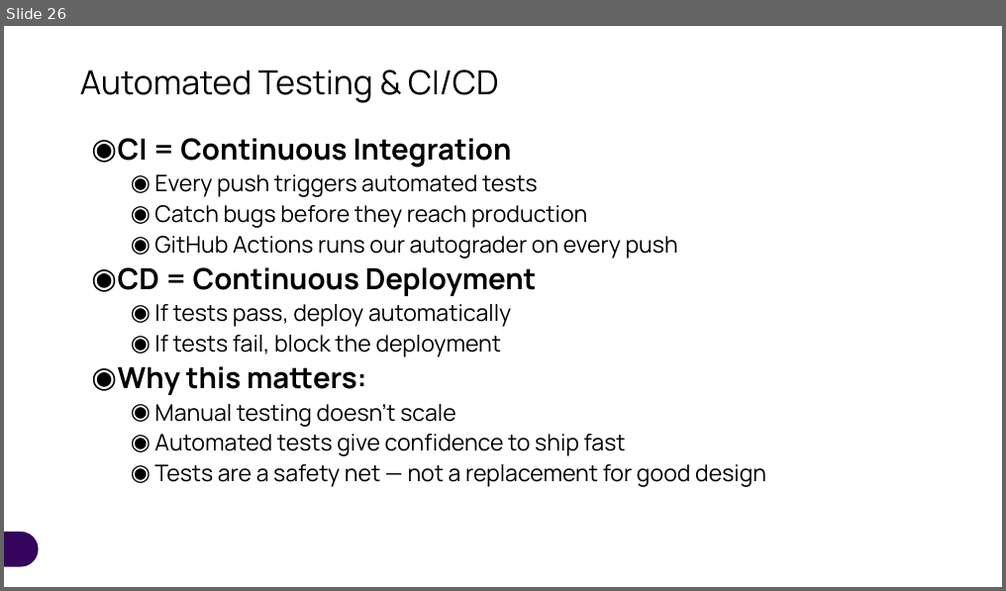
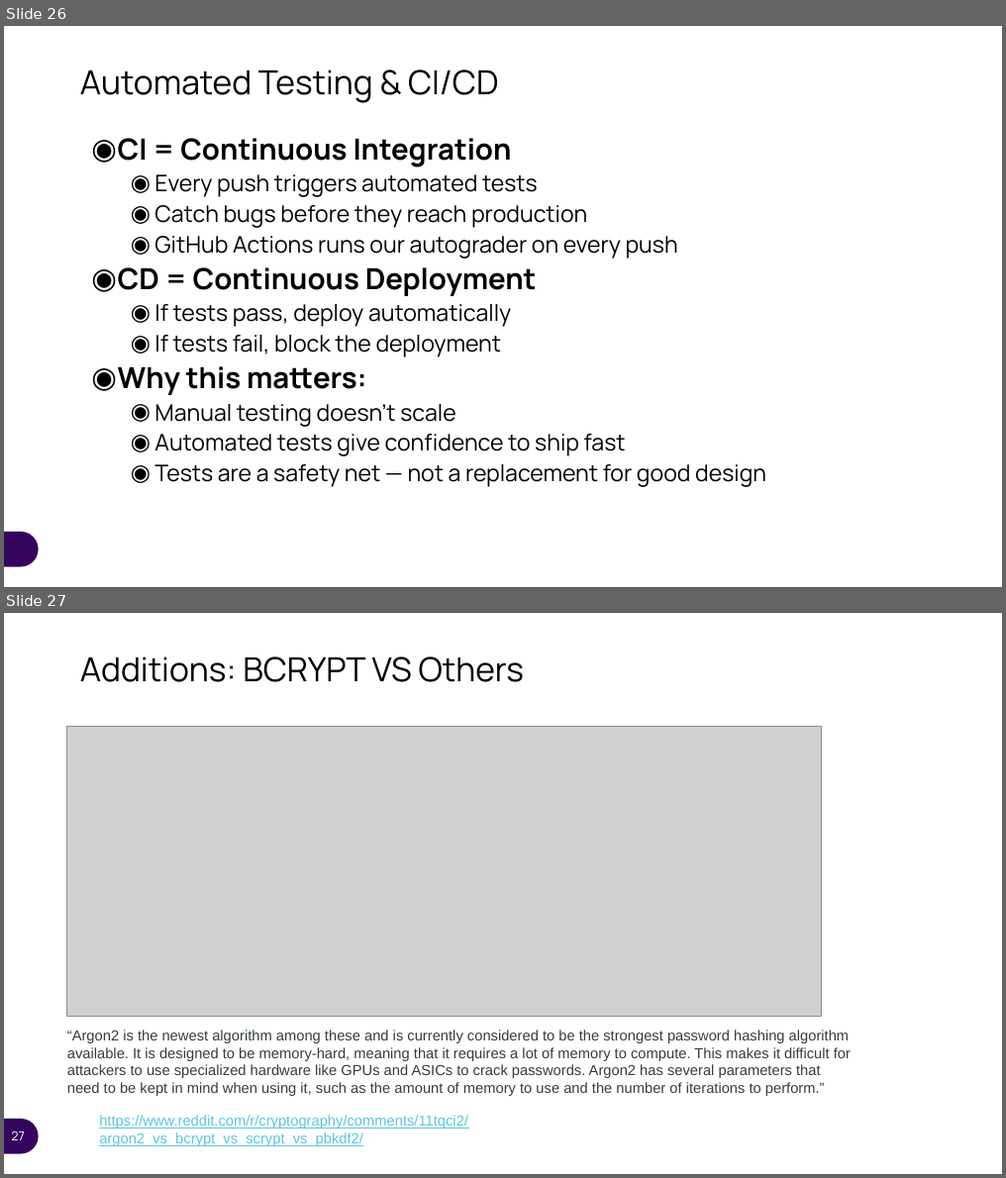
Before and after one commit to RPI-IT/ITWS4500_website, a slide deck: slides/week08/authentication.pptx. Shown one above the other, each under a label of ours: slide 26 before the commit, slides 26 and 27 after it. The pictures are 1006x591 and 1006x1178 pixels, drawn with LibreOffice and Linux fonts; fonts in the diff are those of the drawing; grey boxes stand for pictures. Boxes give left, top, right and bottom in pixels: in the first picture for what was removed or moved away, otherwise in the second. Text is boxed around its words. In the diff, an @@ line names an element or a change of style, - is before the commit and + after.

```diff
--- a/slides/week08/authentication.pptx
+++ b/slides/week08/authentication.pptx
@@ slide 27 added at [4, 613, 1002, 1174], background #FFFFFF; not listed: 1 template element that a slide beside it also shows @@
@@ title added at [80, 657, 524, 682], 32 pt, text #000000 @@
+Additions: BCRYPT VS Others
@@ picture added at [66, 726, 821, 1017] @@
@@ text added at [67, 1030, 850, 1096], 14 pt, text #333D42 @@
+“Argon2 is the newest algorithm among these and is currently considered to be the strongest password hashing algorithm available. It is designed to be memory-hard, meaning that it requires a lot of memory to compute. This makes it difficult for attackers to use specialized hardware like GPUs and ASICs to crack passwords. Argon2 has several parameters that need to be kept in mind when using it, such as the amount of memory to use and the number of iterations to perform.”
@@ text added at [99, 1115, 468, 1147], 14 pt, text #5CC6DC, underline @@
+https://www.reddit.com/r/cryptography/comments/11tqci2/argon2_vs_bcrypt_vs_scrypt_vs_pbkdf2/
@@ page number added at [11, 1131, 24, 1141], 12 pt, text #FFFFFF @@
+27
```
Also in this commit, not shown: 26 other slides added, 11 other files.
